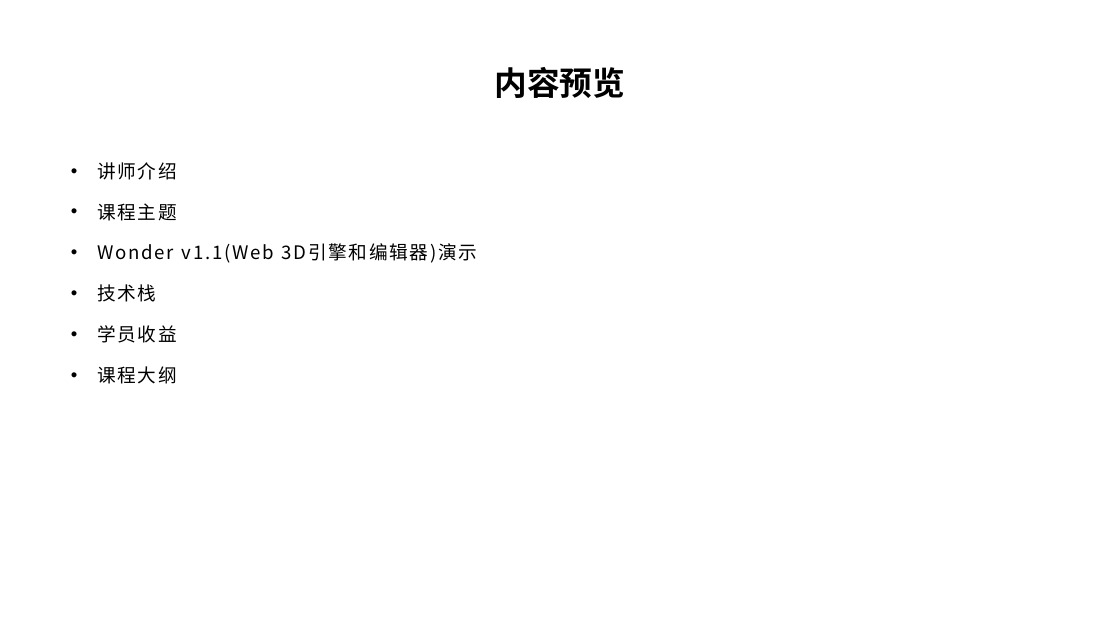
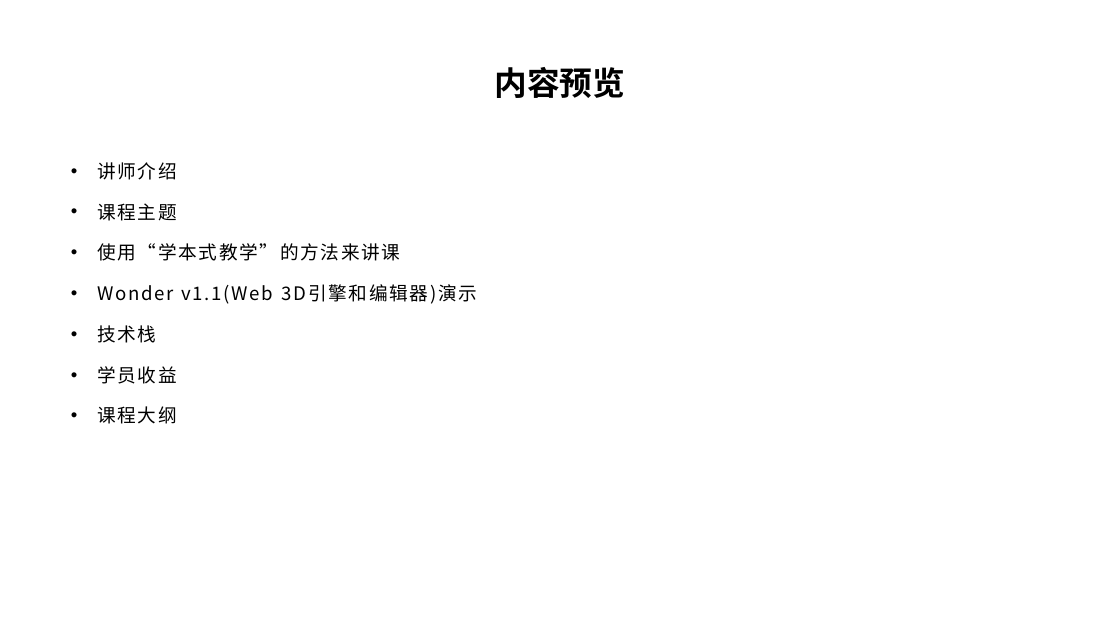
Before and after one commit to yyc-git/ModernGameEngineDesignEdu, a slide deck: slide 3 of packages/introduce/第一节课.pptx. Drawn at 1120x630 pixels with LibreOffice and Linux fonts; fonts in the diff are those of the drawing; background and template pictures are left out. Boxes give left, top, right and bottom in pixels: in the first picture for what was removed or moved away, otherwise in the second. Text is boxed around its words. In the diff, an @@ line names an element or a change of style, - is before the commit and + after.

```diff
--- a/packages/introduce/第一节课.pptx
+++ b/packages/introduce/第一节课.pptx
@@ text at (97,243,400,261): paragraph added @@
+• 使用“学本式教学”的方法来讲课
```
Also in this commit, not shown: 2 other slides changed, 1 slide added.
